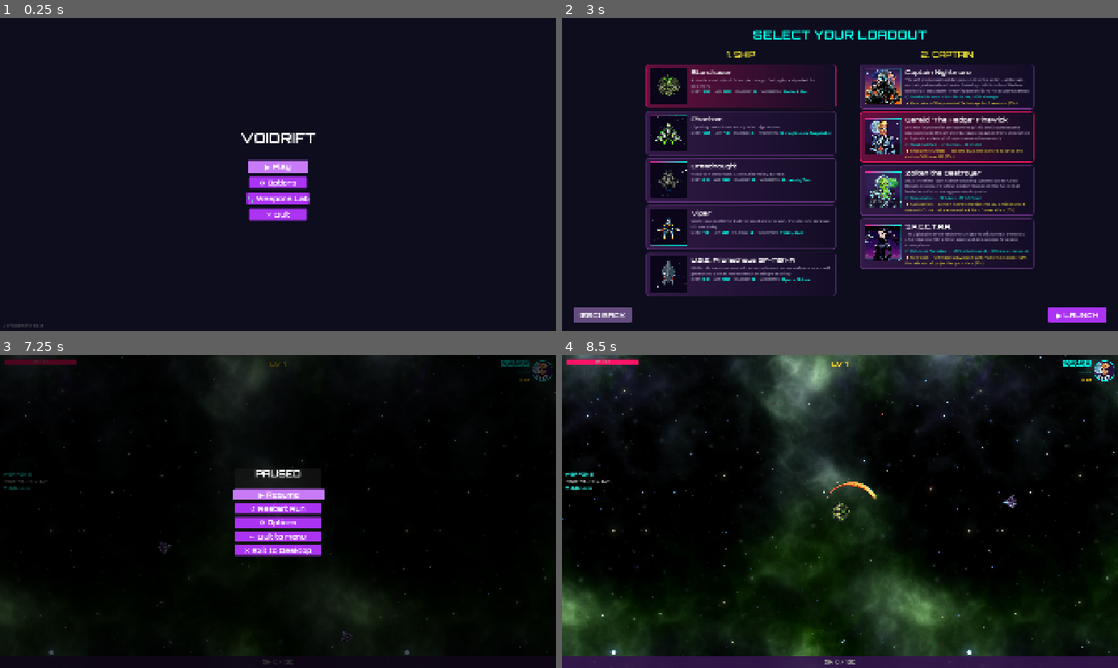
Above: before the commit, frames 1-4 (two rows, left to right).
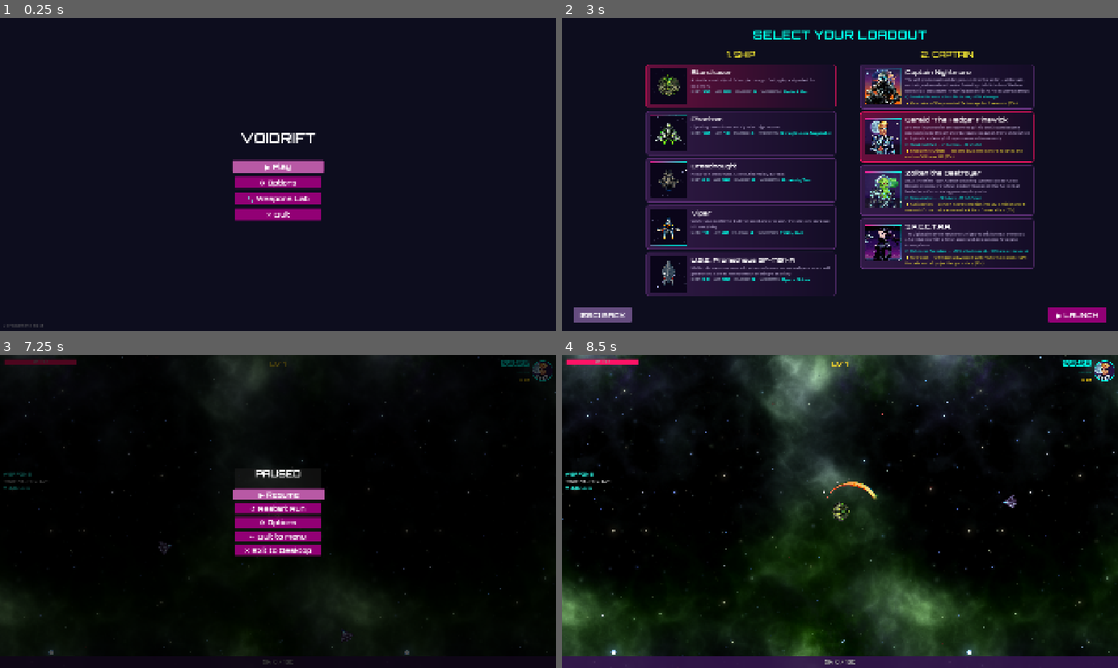
Above: after the commit, the same moments.

Repository: chalkbluffone/voidrift
Game: Godot game, scene res://scenes/ui/main_menu.tscn
Two runs of this game, one before a commit and one after it. Both use one fixed random seed, a clock stepped at 60 frames per second and the inputs below.
Inputs (mouse positions are in pixels of both pictures, inside the frame that each line leads up to):
- Up to frame 1 (0.25 s): no input
- Up to frame 2 (3 s): click "▶ Play" at 0.5 s; click "[ESC] BACK" at 1.25 s; click "▶ Play" at 2 s; tap Enter (ui_accept) at 2.75 s; move the mouse to (962, 158) at 2.77 s; hold Right (ui_right) from 2.78 s (still down); hold Q (captain_ability) from 2.78 s (still down); click (962, 158) at 2.92 s
- Up to frame 3 (7.25 s): tap Enter (ui_accept) at 3.02, 6.77 s; release Right (ui_right) at 3.5 s; release Q (captain_ability) at 3.5 s; click "▶ LAUNCH" at 3.5 s; drag from (166, 527) to (278, 511) at 4.27 s; move the mouse to (333, 442) at 5.02 s; hold Right (ui_right) 5.03-5.75 s; tap 1 at 5.1 s; drag from (250, 574) to (111, 558) at 5.77 s; move the mouse to (444, 558) at 6.52 s; hold Left (ui_left) from 6.53 s (still down); tap 3 at 6.6 s; tap Escape (pause) at 7.15 s
- Up to frame 4 (8.5 s): release Left (ui_left) at 7.25 s; click "↺ Restart Run" at 7.25 s; drag from (673, 464) to (1029, 502) at 8.02 s

The runs differ from the first frame. In frame 1, 2.5% of the frame differs, in the area x 41-59%, y 45-65%; in frame 2, 0.5%; in frame 3, 2.8%, in the area x 41-59%, y 42-65%; in frame 4, nothing differs.

Commit message:
Update enemy freighter dimensions and UI button styles; enhance options menu layout

Diff:
--- a/assets/default_theme.tres
+++ b/assets/default_theme.tres
@@ -1,7 +1,8 @@
-[gd_resource type="Theme" load_steps=2 format=3]
+[gd_resource type="Theme" format=3 uid="uid://yhxwm2767j3l"]
 
-[ext_resource type="FontFile" path="res://assets/fonts/Exo2-Regular.ttf" id="1"]
+[ext_resource type="FontFile" uid="uid://bu42tbswandta" path="res://assets/fonts/Exo2-Regular.ttf" id="1"]
 
 [resource]
 default_font = ExtResource("1")
 default_font_size = 16
+Button/constants/text_uppercase = 1
--- a/scenes/enemies/armored_freighter.tscn
+++ b/scenes/enemies/armored_freighter.tscn
@@ -14,8 +14,8 @@
 shader_parameter/pulse_max = 1.0
 
 [sub_resource type="CapsuleShape2D" id="CapsuleShape2D_freighter"]
-radius = 26.0
-height = 65.0
+radius = 34.0
+height = 174.0
 
 [node name="ArmoredFreighter" type="CharacterBody2D" unique_id=418890393 groups=["enemies"]]
 collision_layer = 8
@@ -26,9 +26,9 @@
 
 [node name="Underglow" type="ColorRect" parent="." unique_id=1813319911]
 material = SubResource("ShaderMaterial_underglow")
-offset_left = -54.0
+offset_left = -111.0
 offset_top = -54.0
-offset_right = 54.0
+offset_right = 108.0
 offset_bottom = 54.0
 
 [node name="Sprite2D" type="Sprite2D" parent="." unique_id=1409326554]
@@ -37,10 +37,12 @@
 texture = ExtResource("2_sprite")
 
 [node name="CollisionShape2D" type="CollisionShape2D" parent="." unique_id=1956052707]
+rotation = 1.5707964
 shape = SubResource("CapsuleShape2D_freighter")
 
 [node name="HitboxArea" type="Area2D" parent="." unique_id=1942996121]
 collision_layer = 8
 
 [node name="HitboxShape" type="CollisionShape2D" parent="HitboxArea" unique_id=1657023566]
+rotation = 1.5707964
 shape = SubResource("CapsuleShape2D_freighter")
--- a/scenes/enemies/shipping_freighter.tscn
+++ b/scenes/enemies/shipping_freighter.tscn
@@ -14,8 +14,8 @@
 shader_parameter/pulse_max = 1.0
 
 [sub_resource type="CapsuleShape2D" id="CapsuleShape2D_freighter"]
-radius = 24.0
-height = 60.0
+radius = 31.0
+height = 174.0
 
 [node name="ShippingFreighter" type="CharacterBody2D" unique_id=1061284104 groups=["enemies"]]
 collision_layer = 8
@@ -25,9 +25,9 @@
 
 [node name="Underglow" type="ColorRect" parent="." unique_id=1305632688]
 material = SubResource("ShaderMaterial_underglow")
-offset_left = -50.0
+offset_left = -107.0
 offset_top = -50.0
-offset_right = 50.0
+offset_right = 104.0
 offset_bottom = 50.0
 
 [node name="Sprite2D" type="Sprite2D" parent="." unique_id=1994019735]
@@ -36,10 +36,12 @@
 texture = ExtResource("2_sprite")
 
 [node name="CollisionShape2D" type="CollisionShape2D" parent="." unique_id=2029644892]
+rotation = 1.5707964
 shape = SubResource("CapsuleShape2D_freighter")
 
 [node name="HitboxArea" type="Area2D" parent="." unique_id=1670214505]
 collision_layer = 8
 
 [node name="HitboxShape" type="CollisionShape2D" parent="HitboxArea" unique_id=1917708721]
+rotation = 1.5707964
 shape = SubResource("CapsuleShape2D_freighter")
--- a/scenes/ui/game_over.tscn
+++ b/scenes/ui/game_over.tscn
@@ -65,11 +65,16 @@
 [node name="ButtonsContainer" type="HBoxContainer" parent="VBoxContainer"]
 layout_mode = 2
 alignment = 1
+theme_override_constants/separation = 20
 
 [node name="RetryButton" type="Button" parent="VBoxContainer/ButtonsContainer"]
+custom_minimum_size = Vector2(200, 50)
 layout_mode = 2
+theme_override_font_sizes/font_size = 24
 text = "Retry"
 
 [node name="MainMenuButton" type="Button" parent="VBoxContainer/ButtonsContainer"]
+custom_minimum_size = Vector2(200, 50)
 layout_mode = 2
+theme_override_font_sizes/font_size = 24
 text = "Main Menu"
--- a/scenes/ui/main_menu.tscn
+++ b/scenes/ui/main_menu.tscn
@@ -48,7 +48,7 @@
 layout_mode = 2
 
 [node name="PlayButton" type="Button" parent="VBoxContainer"]
-custom_minimum_size = Vector2(200, 40)
+custom_minimum_size = Vector2(300, 40)
 layout_mode = 2
 size_flags_horizontal = 4
 theme_override_fonts/font = ExtResource("2_orbitron")
@@ -56,7 +56,7 @@
 text = "▶ Play"
 
 [node name="OptionsButton" type="Button" parent="VBoxContainer"]
-custom_minimum_size = Vector2(200, 40)
+custom_minimum_size = Vector2(300, 40)
 layout_mode = 2
 size_flags_horizontal = 4
 theme_override_fonts/font = ExtResource("2_orbitron")
@@ -64,7 +64,7 @@
 text = "⚙ Options"
 
 [node name="WeaponsLabButton" type="Button" parent="VBoxContainer"]
-custom_minimum_size = Vector2(200, 40)
+custom_minimum_size = Vector2(300, 40)
 layout_mode = 2
 size_flags_horizontal = 4
 theme_override_fonts/font = ExtResource("2_orbitron")
@@ -72,7 +72,7 @@
 text = "🔧 Weapons Lab"
 
 [node name="QuitButton" type="Button" parent="VBoxContainer"]
-custom_minimum_size = Vector2(200, 40)
+custom_minimum_size = Vector2(300, 40)
 layout_mode = 2
 size_flags_horizontal = 4
 theme_override_fonts/font = ExtResource("2_orbitron")
--- a/scenes/ui/options_menu.tscn
+++ b/scenes/ui/options_menu.tscn
@@ -35,30 +35,37 @@
 grow_horizontal = 2
 grow_vertical = 2
 
-[node name="VBoxContainer" type="VBoxContainer" parent="Panel"]
+[node name="MarginContainer" type="MarginContainer" parent="Panel"]
+layout_mode = 2
+theme_override_constants/margin_left = 100
+theme_override_constants/margin_right = 100
+theme_override_constants/margin_top = 30
+theme_override_constants/margin_bottom = 30
+
+[node name="VBoxContainer" type="VBoxContainer" parent="Panel/MarginContainer"]
 layout_mode = 2
 theme_override_constants/separation = 15
 
-[node name="Title" type="Label" parent="Panel/VBoxContainer"]
+[node name="Title" type="Label" parent="Panel/MarginContainer/VBoxContainer"]
 layout_mode = 2
 theme_override_fonts/font = ExtResource("2_orbitron")
 theme_override_font_sizes/font_size = 28
 text = "OPTIONS"
 horizontal_alignment = 1
 
-[node name="Spacer" type="Control" parent="Panel/VBoxContainer"]
+[node name="Spacer" type="Control" parent="Panel/MarginContainer/VBoxContainer"]
 custom_minimum_size = Vector2(0, 10)
 layout_mode = 2
 
-[node name="MasterVolume" type="HBoxContainer" parent="Panel/VBoxContainer"]
+[node name="MasterVolume" type="HBoxContainer" parent="Panel/MarginContainer/VBoxContainer"]
 layout_mode = 2
 
-[node name="Label" type="Label" parent="Panel/VBoxContainer/MasterVolume"]
+[node name="Label" type="Label" parent="Panel/MarginContainer/VBoxContainer/MasterVolume"]
 custom_minimum_size = Vector2(120, 0)
 layout_mode = 2
 text = "Master Volume"
 
-[node name="Slider" type="HSlider" parent="Panel/VBoxContainer/MasterVolume"]
+[node name="Slider" type="HSlider" parent="Panel/MarginContainer/VBoxContainer/MasterVolume"]
 custom_minimum_size = Vector2(150, 0)
 layout_mode = 2
 size_flags_horizontal = 3
@@ -67,15 +74,15 @@
 step = 0.05
 value = 1.0
 
-[node name="SFXVolume" type="HBoxContainer" parent="Panel/VBoxContainer"]
+[node name="SFXVolume" type="HBoxContainer" parent="Panel/MarginContainer/VBoxContainer"]
 layout_mode = 2
 
-[node name="Label" type="Label" parent="Panel/VBoxContainer/SFXVolume"]
+[node name="Label" type="Label" parent="Panel/MarginContainer/VBoxContainer/SFXVolume"]
 custom_minimum_size = Vector2(120, 0)
 layout_mode = 2
 text = "SFX Volume"
 
-[node name="Slider" type="HSlider" parent="Panel/VBoxContainer/SFXVolume"]
+[node name="Slider" type="HSlider" parent="Panel/MarginContainer/VBoxContainer/SFXVolume"]
 custom_minimum_size = Vector2(150, 0)
 layout_mode = 2
 size_flags_horizontal = 3
@@ -84,15 +91,15 @@
 step = 0.05
 value = 1.0
 
-[node name="MusicVolume" type="HBoxContainer" parent="Panel/VBoxContainer"]
+[node name="MusicVolume" type="HBoxContainer" parent="Panel/MarginContainer/VBoxContainer"]
 layout_mode = 2
 
-[node name="Label" type="Label" parent="Panel/VBoxContainer/MusicVolume"]
+[node name="Label" type="Label" parent="Panel/MarginContainer/VBoxContainer/MusicVolume"]
 custom_minimum_size = Vector2(120, 0)
 layout_mode = 2
 text = "Music Volume"
 
-[node name="Slider" type="HSlider" parent="Panel/VBoxContainer/MusicVolume"]
+[node name="Slider" type="HSlider" parent="Panel/MarginContainer/VBoxContainer/MusicVolume"]
 custom_minimum_size = Vector2(150, 0)
 layout_mode = 2
 size_flags_horizontal = 3
@@ -101,38 +108,38 @@
 step = 0.05
 value = 1.0
 
-[node name="Spacer2" type="Control" parent="Panel/VBoxContainer"]
+[node name="Spacer2" type="Control" parent="Panel/MarginContainer/VBoxContainer"]
 custom_minimum_size = Vector2(0, 10)
 layout_mode = 2
 
-[node name="Fullscreen" type="HBoxContainer" parent="Panel/VBoxContainer"]
+[node name="Fullscreen" type="HBoxContainer" parent="Panel/MarginContainer/VBoxContainer"]
 layout_mode = 2
 
-[node name="Label" type="Label" parent="Panel/VBoxContainer/Fullscreen"]
+[node name="Label" type="Label" parent="Panel/MarginContainer/VBoxContainer/Fullscreen"]
 custom_minimum_size = Vector2(120, 0)
 layout_mode = 2
 text = "Fullscreen"
 
-[node name="CheckButton" type="CheckButton" parent="Panel/VBoxContainer/Fullscreen"]
+[node name="CheckButton" type="CheckButton" parent="Panel/MarginContainer/VBoxContainer/Fullscreen"]
 layout_mode = 2
 
-[node name="VSync" type="HBoxContainer" parent="Panel/VBoxContainer"]
+[node name="VSync" type="HBoxContainer" parent="Panel/MarginContainer/VBoxContainer"]
 layout_mode = 2
 
-[node name="Label" type="Label" parent="Panel/VBoxContainer/VSync"]
+[node name="Label" type="Label" parent="Panel/MarginContainer/VBoxContainer/VSync"]
 custom_minimum_size = Vector2(120, 0)
 layout_mode = 2
 text = "V-Sync"
 
-[node name="CheckButton" type="CheckButton" parent="Panel/VBoxContainer/VSync"]
+[node name="CheckButton" type="CheckButton" parent="Panel/MarginContainer/VBoxContainer/VSync"]
 layout_mode = 2
 button_pressed = true
 
-[node name="Spacer3" type="Control" parent="Panel/VBoxContainer"]
+[node name="Spacer3" type="Control" parent="Panel/MarginContainer/VBoxContainer"]
 custom_minimum_size = Vector2(0, 20)
 layout_mode = 2
 
-[node name="BackButton" type="Button" parent="Panel/VBoxContainer"]
+[node name="BackButton" type="Button" parent="Panel/MarginContainer/VBoxContainer"]
 custom_minimum_size = Vector2(0, 40)
 layout_mode = 2
 theme_override_fonts/font = ExtResource("2_orbitron")
--- a/scripts/ui/game_over.gd
+++ b/scripts/ui/game_over.gd
@@ -92,8 +92,6 @@
 
 	# Buttons - synthwave style with focus support
 	for button: Button in [retry_button, main_menu_button]:
-		button.add_theme_font_override("font", FONT_HEADER)
-		button.add_theme_font_size_override("font_size", 24)
 		CARD_HOVER_FX_SCRIPT.style_synthwave_button(button, UiColors.BUTTON_PRIMARY, _button_hover_tweens, 4)
 
 
--- a/scripts/ui/options_menu.gd
+++ b/scripts/ui/options_menu.gd
@@ -7,12 +7,12 @@
 const CARD_HOVER_FX_SCRIPT: Script = preload("res://scripts/ui/card_hover_fx.gd")
 
 @onready var _settings: Node = get_node("/root/SettingsManager")
-@onready var master_slider: HSlider = $Panel/VBoxContainer/MasterVolume/Slider
-@onready var sfx_slider: HSlider = $Panel/VBoxContainer/SFXVolume/Slider
-@onready var music_slider: HSlider = $Panel/VBoxContainer/MusicVolume/Slider
-@onready var fullscreen_check: CheckButton = $Panel/VBoxContainer/Fullscreen/CheckButton
-@onready var vsync_check: CheckButton = $Panel/VBoxContainer/VSync/CheckButton
-@onready var back_button: Button = $Panel/VBoxContainer/BackButton
+@onready var master_slider: HSlider = $Panel/MarginContainer/VBoxContainer/MasterVolume/Slider
+@onready var sfx_slider: HSlider = $Panel/MarginContainer/VBoxContainer/SFXVolume/Slider
+@onready var music_slider: HSlider = $Panel/MarginContainer/VBoxContainer/MusicVolume/Slider
+@onready var fullscreen_check: CheckButton = $Panel/MarginContainer/VBoxContainer/Fullscreen/CheckButton
+@onready var vsync_check: CheckButton = $Panel/MarginContainer/VBoxContainer/VSync/CheckButton
+@onready var back_button: Button = $Panel/MarginContainer/VBoxContainer/BackButton
 
 var _button_hover_tweens: Dictionary = {}
 
--- a/scripts/ui/pause_menu.gd
+++ b/scripts/ui/pause_menu.gd
@@ -50,13 +50,21 @@
 
 
 func _input(event: InputEvent) -> void:
-	if event.is_action_pressed("ui_cancel"):
-		if _options_visible:
-			_close_options()
-		elif _is_paused:
+	if event.is_action_pressed("pause"):
+		# Start / Escape toggles pause from any sub-state
+		if _is_paused:
+			if _options_visible:
+				_close_options()
 			_unpause()
 		else:
 			_pause()
+		get_viewport().set_input_as_handled()
+	elif event.is_action_pressed("ui_cancel") and _is_paused:
+		# Circle / B goes back one level
+		if _options_visible:
+			_close_options()
+		else:
+			_unpause()
 		get_viewport().set_input_as_handled()
 
 
--- a/scripts/ui/ui_colors.gd
+++ b/scripts/ui/ui_colors.gd
@@ -45,8 +45,8 @@
 
 # --- Button Colors ---
 
-## Default button color (neon purple).
-const BUTTON_PRIMARY: Color = Color(0.67, 0.2, 0.95, 1.0)
+## Default button color (magenta-purple).
+const BUTTON_PRIMARY: Color = Color("#920075")
 
 ## Back / secondary button color.
 const BUTTON_BACK: Color = Color(0.4, 0.3, 0.5, 1.0)
Binary file changed: assets/enemies/IntergalacticArmoredFreighter.png
Binary file changed: assets/enemies/IntergalacticShippingFreighter.png
